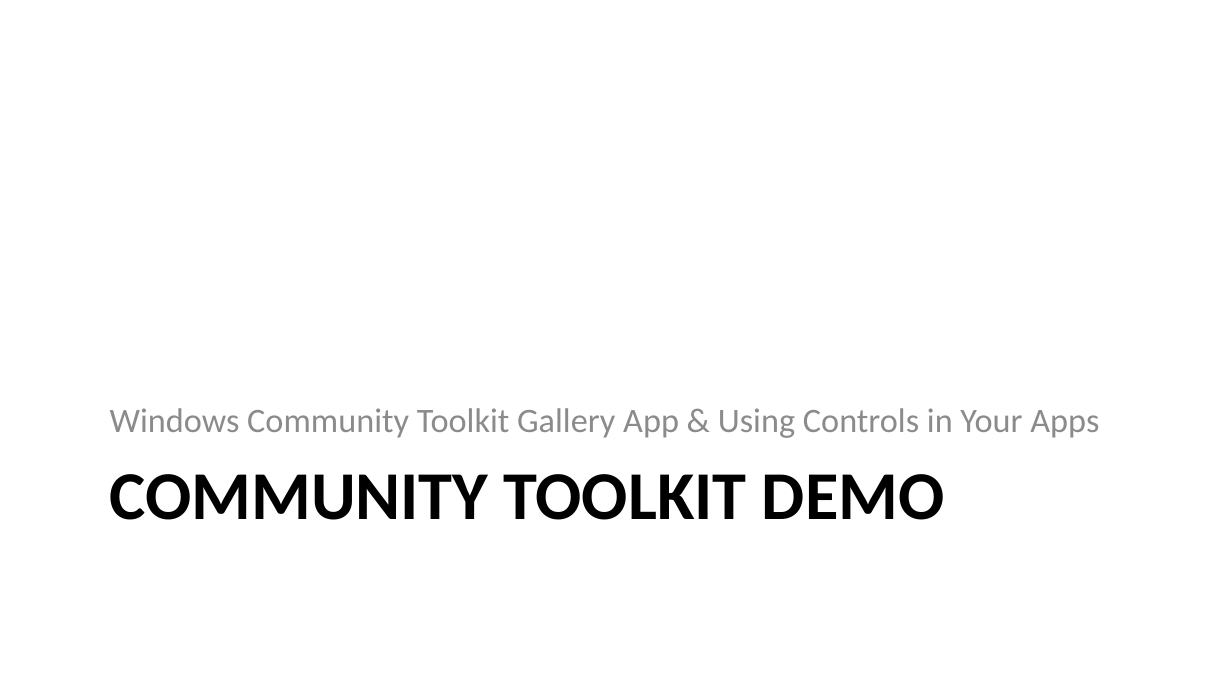
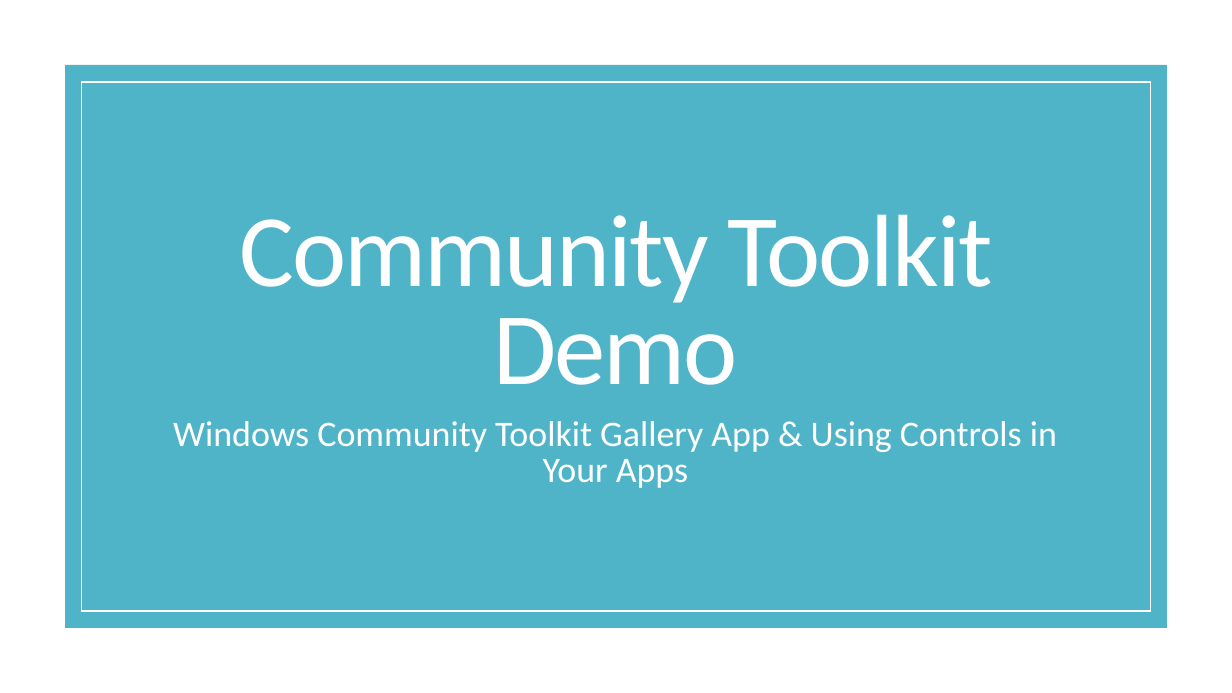
Before and after one commit to alvinashcraft/speaking, a slide deck: slide 7 of 2025/1107_TechBash/StartWithWinUI/TechBash 2025 - Get Started with WinUI.pptx (slide 8 before the commit). Drawn at 1232x693 pixels with LibreOffice and Linux fonts; fonts in the diff are those of the drawing; background and template pictures are left out. Boxes give left, top, right and bottom in pixels: in the first picture for what was removed or moved away, otherwise in the second. Text is boxed around its words. In the diff, an @@ line names an element or a change of style, - is before the commit and + after.

```diff
--- a/2025/1107_TechBash/StartWithWinUI/TechBash 2025 - Get Started with WinUI.pptx
+++ b/2025/1107_TechBash/StartWithWinUI/TechBash 2025 - Get Started with WinUI.pptx
@@ background picture (left out) to #50B4C8 @@
@@ rectangle added at [0, 0, 1232, 692], fill #FFFFFF @@
@@ rectangle added at [65, 65, 1167, 628], fill #50B4C8 @@
@@ rectangle added at [81, 81, 1151, 611], outline #FFFFFF 1 pt @@
@@ title "Community Toolkit Demo" at [240, 214, 993, 385]: vertical alignment top to bottom @@
@@ title at [240, 214, 993, 385]: text changed; size 40 to 60 pt; text colour #000000 to #FFFFFF; bold off @@
-COMMUNITY TOOLKIT DEMO
+Community Toolkit Demo
@@ text "Windows Community Toolkit Gallery App ...": place and size @@
-text "Windows Community Toolkit Gallery App ..." at [110, 408, 1099, 438]
+text "Windows Community Toolkit Gallery App ..." at [173, 421, 1057, 488]
@@ text "Windows Community Toolkit Gallery App ..." at [173, 421, 1057, 488]: size 20 to 21 pt, text colour #8C8C8C to #FFFFFF; alignment left to centre; line spacing 1 to 0.85; more space between paragraphs; vertical alignment bottom to top @@
```
Also in this commit, not shown: 13 other slides changed, 3 slides removed.
